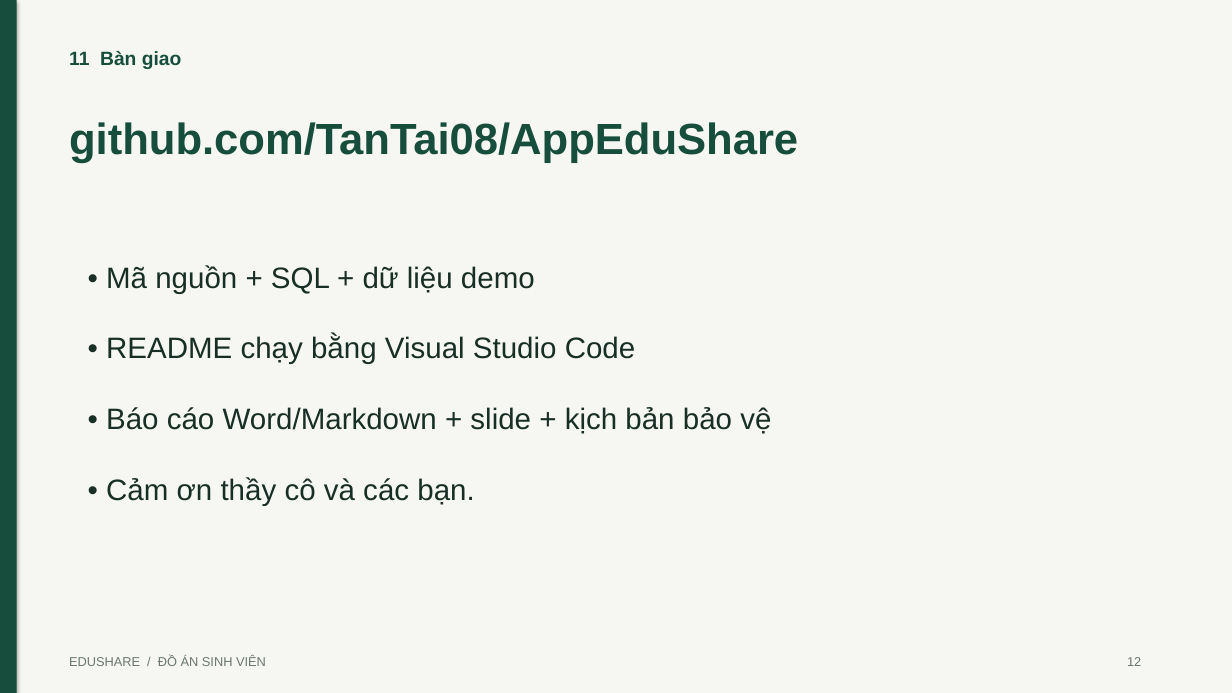
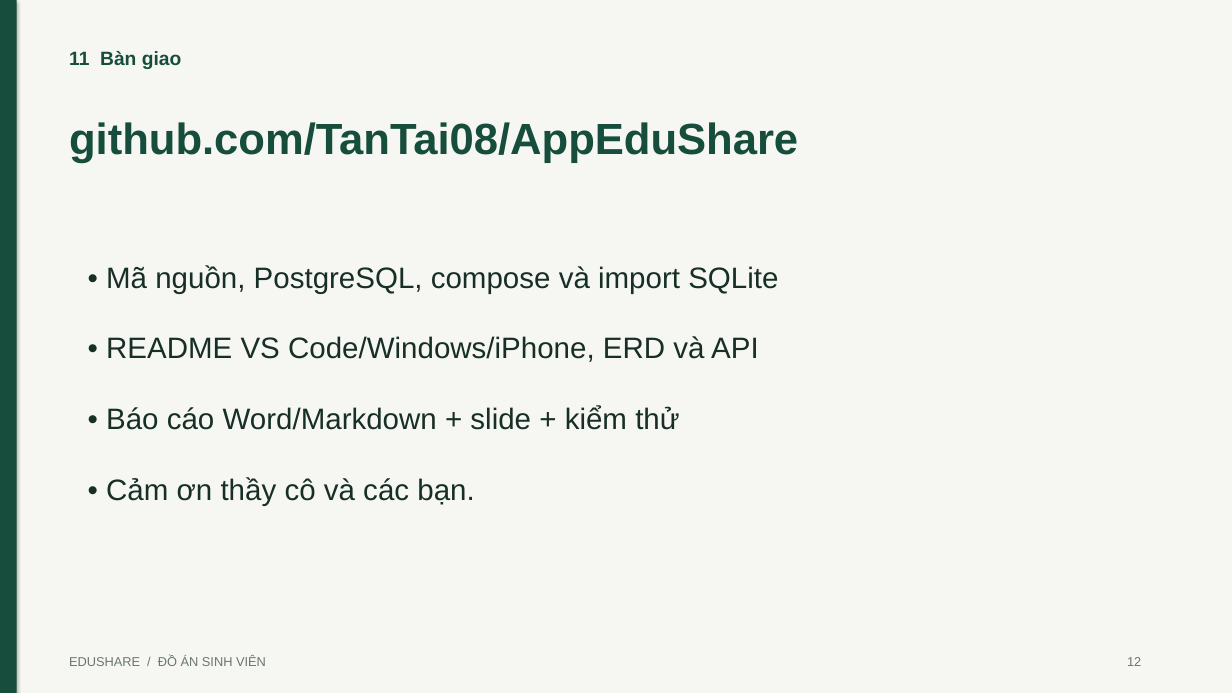
Before and after one commit to TanTai08/AppEduShare, a slide deck: slide 12 of docs/EduShare_Thuyet_Trinh.pptx. Drawn at 1232x693 pixels with LibreOffice and Linux fonts; fonts in the diff are those of the drawing. Boxes give left, top, right and bottom in pixels: in the first picture for what was removed or moved away, otherwise in the second. Text is boxed around its words. In the diff, an @@ line names an element or a change of style, - is before the commit and + after.

```diff
--- a/docs/EduShare_Thuyet_Trinh.pptx
+++ b/docs/EduShare_Thuyet_Trinh.pptx
@@ text at box(106, 265, 778, 430): text changed @@
-• Mã nguồn + SQL + dữ liệu demo
-• README chạy bằng Visual Studio Code
-• Báo cáo Word/Markdown + slide + kịch bản bảo vệ
+• Mã nguồn, PostgreSQL, compose và import SQLite
+• README VS Code/Windows/iPhone, ERD và API
+• Báo cáo Word/Markdown + slide + kiểm thử
```
Also in this commit, not shown: 11 other slides changed, 49 other files.
